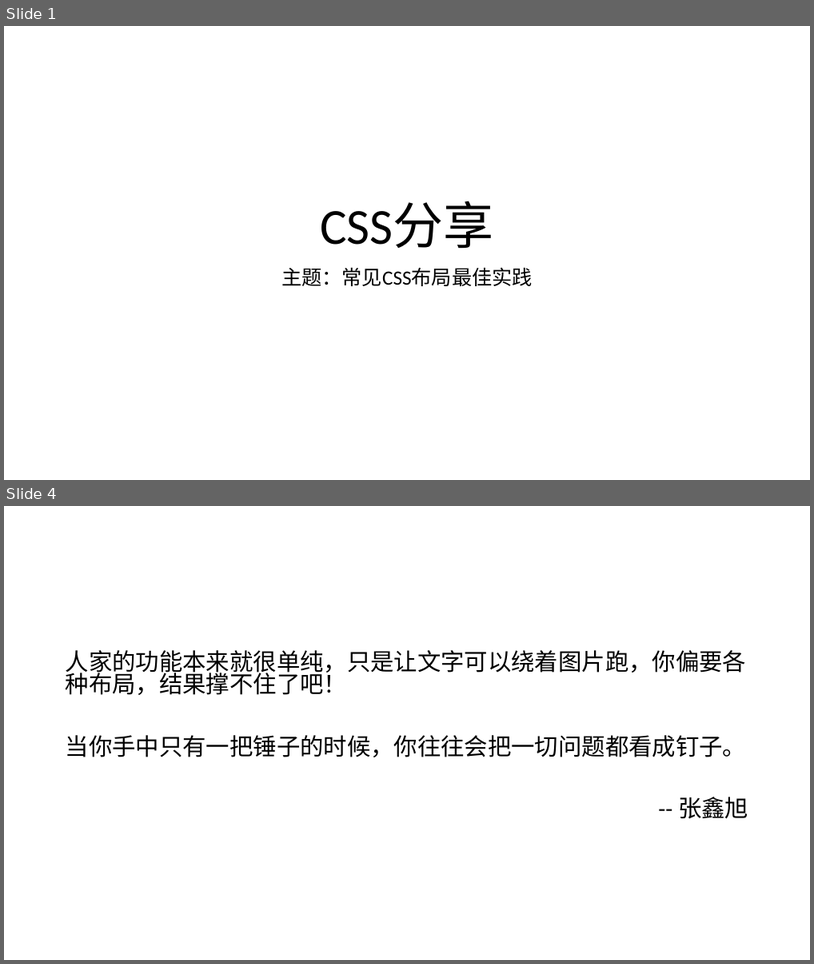
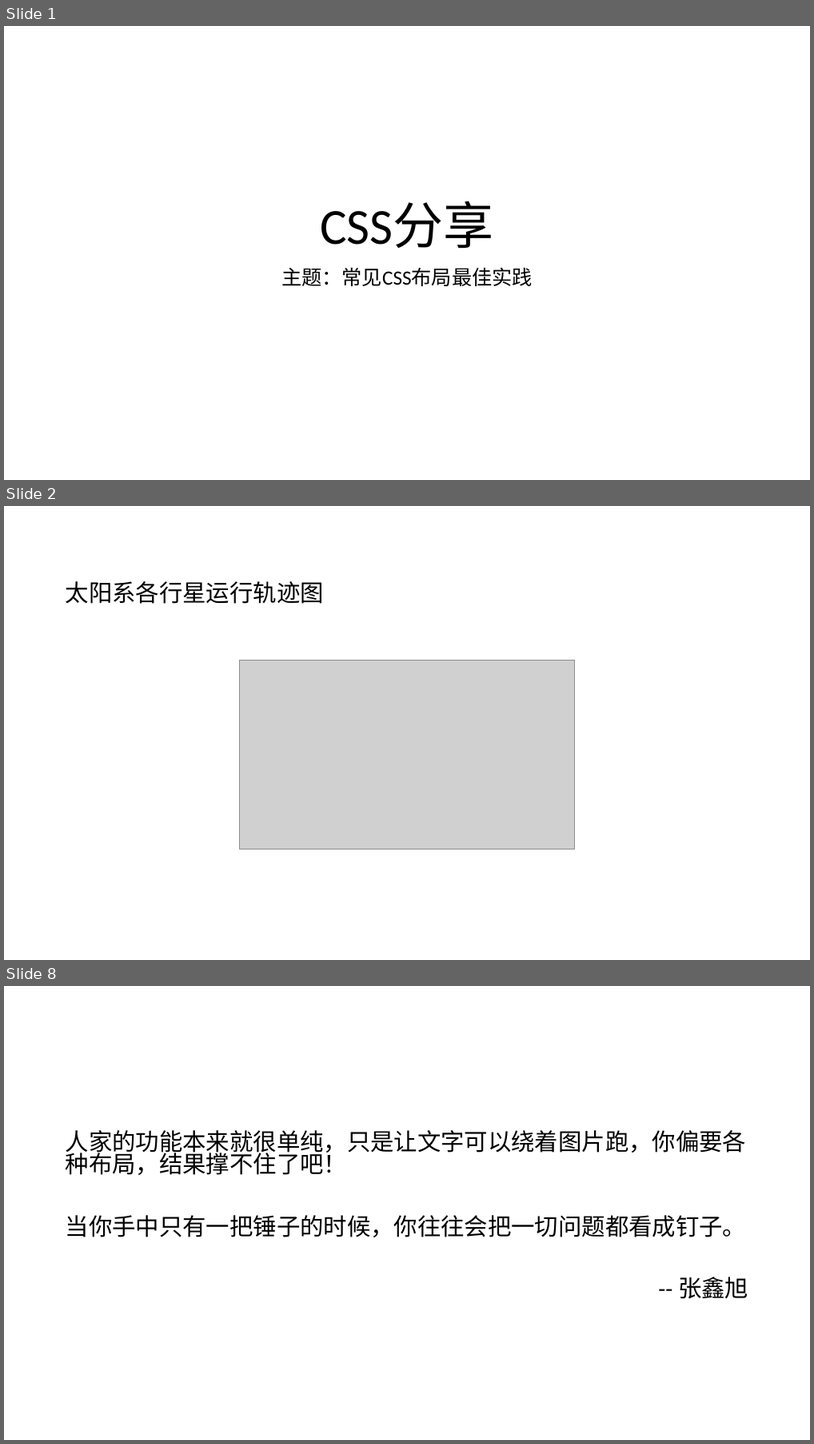
Before and after one commit to FBmm/Frontend-blog, a slide deck: CSS/css分享/css分享 - 常见CSS布局最佳实践.pptx. Shown one above the other, each under a label of ours: slides 1 and 4 before the commit, slides 1, 2 and 8 after it; the slides between them are not shown. The pictures are 814x964 and 814x1444 pixels, drawn with LibreOffice and Linux fonts; fonts in the diff are those of the drawing; grey boxes stand for pictures. Boxes give left, top, right and bottom in pixels: in the first picture for what was removed or moved away, otherwise in the second. Text is boxed around its words. In the diff, an @@ line names an element or a change of style, - is before the commit and + after.

```diff
--- a/CSS/css分享/css分享 - 常见CSS布局最佳实践.pptx
+++ b/CSS/css分享/css分享 - 常见CSS布局最佳实践.pptx
@@ slide 2 added at <box>4,506,810,960</box>, background #FFFFFF @@
@@ text added at <box>66,581,324,604</box>, 28 pt, text #000000 @@
+太阳系各行星运行轨迹图
@@ picture added at <box>240,660,575,849</box> @@
@@ what was slide 4 is now slide 8 @@
```
Also in this commit, not shown: 12 slides changed, 7 other slides added, 16 other files.
